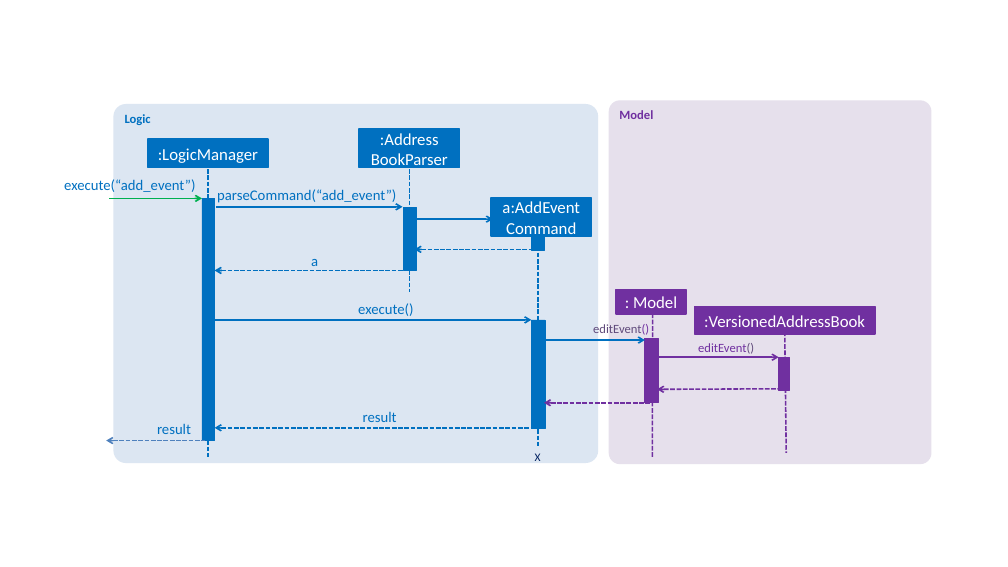
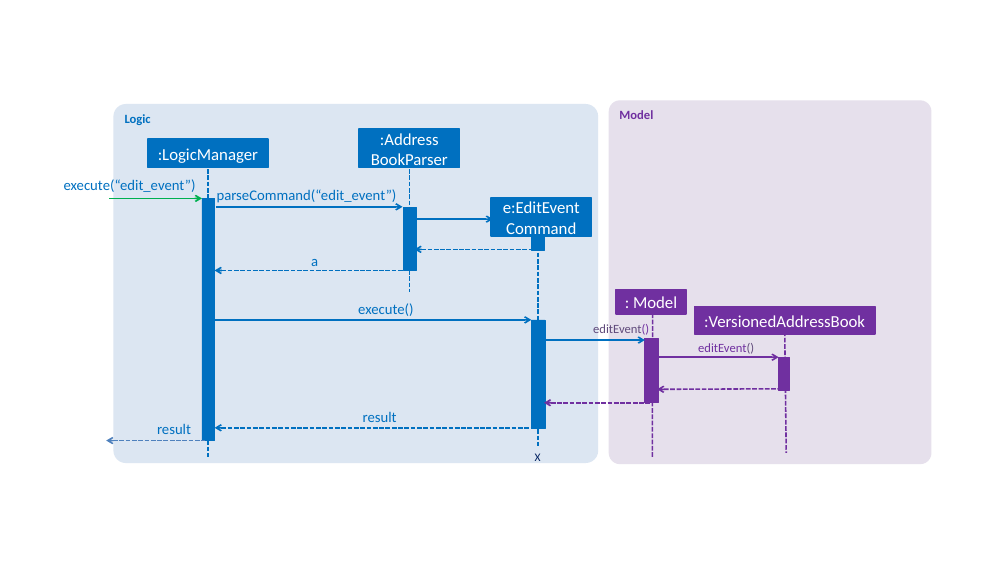
Before and after one commit to wm28/main, a slide deck: slide 1 of docs/diagrams/EditEventSequenceDiagram.pptx. Drawn at 1008x567 pixels with LibreOffice and Linux fonts; fonts in the diff are those of the drawing. Boxes give left, top, right and bottom in pixels: in the first picture for what was removed or moved away, otherwise in the second. Text is boxed around its words. In the diff, an @@ line names an element or a change of style, - is before the commit and + after.

```diff
--- a/docs/diagrams/EditEventSequenceDiagram.pptx
+++ b/docs/diagrams/EditEventSequenceDiagram.pptx
@@ text at <box>64,179,196,192</box>: text changed @@
-execute(“add_event”)
+execute(“edit_event”)
@@ text at <box>217,189,397,204</box>: text changed @@
-parseCommand(“add_event”)
+parseCommand(“edit_event”)
@@ text in rectangle at <box>503,201,580,238</box>: text changed @@
-a:AddEvent
-Command
+e:EditEvent
+Command
```
Also in this commit, not shown: 4 other files.
